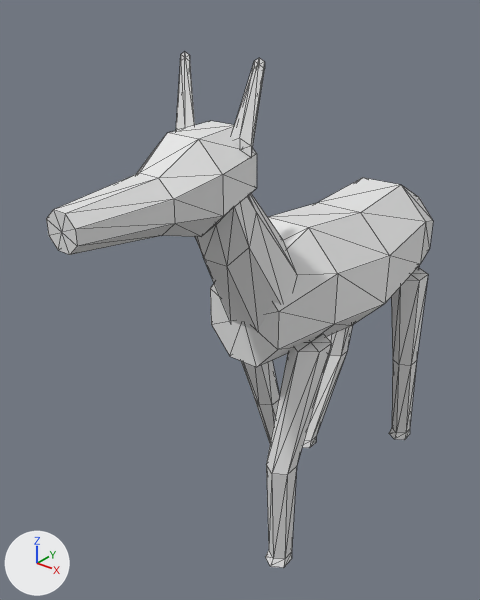
The OBJ model data/animals/lobo_guara/walk/5.obj, before and after one commit.
Before and after are seen from a 50 mm lens placed at (0.872, -1.516, 1.472), pointed at (-0.155, -0.231, 0.676). Lighting does not change. The marker at lower left points along +X, +Y and +Z. The first picture is the older version. Mesh edges are drawn as thin lines. Where no turn or scale is listed for an object, it has been applied to the vertices.

The first picture shows 'lobo_guara_walk_5'.
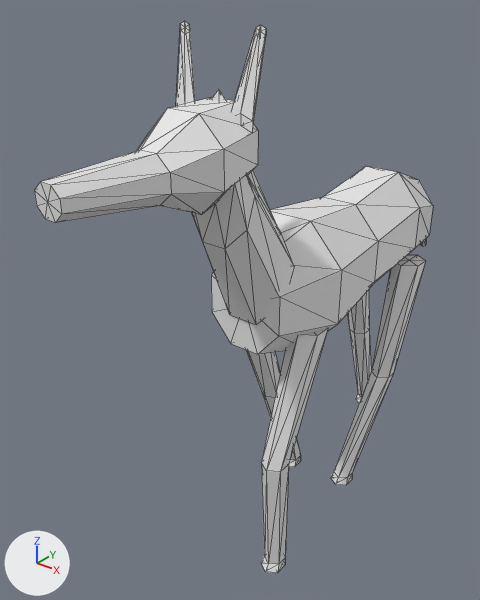
Changed parts and their boxes [x1, y1, x2, y2] in the pictures (480 x 600 px; the box of a moved part takes in the faces that stretch with it):
'lobo_guara_walk_5', reshaped (7% taller)
    before: [46, 52, 433, 568]
    after: [34, 21, 433, 573]
part 1 of me_lobo_guara_walk_5, moved or reshaped
    before: [241, 361, 279, 443]
    after: [347, 290, 371, 403]
part 2 of me_lobo_guara_walk_5, moved or reshaped
    before: [195, 194, 297, 331]
    after: [192, 175, 294, 324]
part 3 of me_lobo_guara_walk_5, moved or reshaped
    before: [46, 121, 257, 255]
    after: [34, 97, 258, 223]
part 4 of me_lobo_guara_walk_5, moved or reshaped
    before: [176, 52, 195, 130]
    after: [176, 21, 195, 106]
part 5 of me_lobo_guara_walk_5, moved or reshaped
    before: [232, 58, 265, 158]
    after: [232, 25, 266, 134]
part 6 of me_lobo_guara_walk_5, rebuilt
    before: [265, 334, 332, 568]
    after: [261, 329, 328, 573]
part 7 of me_lobo_guara_walk_5, added
    after: [246, 350, 301, 467]
part 8 of me_lobo_guara_walk_5, added
    after: [331, 255, 426, 485]
part 9 of me_lobo_guara_walk_5, added (mostly hidden)
    after: [211, 89, 277, 225]
part 10 of me_lobo_guara_walk_5, deleted
    before: [389, 267, 428, 440]
part 11 of me_lobo_guara_walk_5, deleted
    before: [302, 325, 353, 448]
part 12 of me_lobo_guara_walk_5, moved or reshaped
    before: [210, 178, 433, 367]
    after: [211, 166, 433, 354]

The edits, one by one:
me_lobo_guara_walk_5 is used by ob_lobo_guara_walk_5; location (0.0, 0.0, 0.0).
me_lobo_guara_walk_5 had 254 vertices, 468 faces and spanned x -0.16..0.16, y -0.88..0.68, z 0.0..1.34.
me_lobo_guara_walk_5 now has 274 vertices, 504 faces and spans x -0.16..0.16, y -0.9..0.71, z 0.0..1.39.
me_lobo_guara_walk_5 part 1: the loose piece of 26 vertices spanning x -0.15..-0.06, y -0.33..-0.03, z 0.03..0.65 is scaled about its middle by (0.929, 0.923, 1.11), then moved by (0.01, 0.54, 0.01).
me_lobo_guara_walk_5 part 2: the loose piece of 26 vertices spanning x -0.1..0.1, y -0.54..-0.32, z 0.71..1.19 is turned -3 degrees about the x axis through its middle and scaled by 1.01, then moved by (0.0, -0.01, 0.03).
me_lobo_guara_walk_5 part 3: the loose piece of 34 vertices spanning x -0.11..0.09, y -0.88..-0.47, z 1.01..1.21 is scaled about its middle by (0.969, 1.05, 0.957), then moved by (0.0, -0.01, 0.05).
me_lobo_guara_walk_5 part 4: the loose piece of 14 vertices spanning x -0.11..-0.05, y -0.51..-0.48, z 1.15..1.34 is moved by (0.0, 0.0, 0.05).
me_lobo_guara_walk_5 part 5: the loose piece of 14 vertices spanning x 0.04..0.1, y -0.51..-0.48, z 1.15..1.34 is moved by (0.0, 0.0, 0.05).
me_lobo_guara_walk_5 part 6: the loose piece of 26 vertices spanning x 0.06..0.15, y -0.43..-0.22, z 0.01..0.65 is rebuilt with 26 vertices and now spans x 0.06..0.14, y -0.44..-0.22, z 0.0..0.7.
me_lobo_guara_walk_5 part 7: a new loose piece of 26 vertices spanning x -0.14..-0.06, y -0.33..0.01, z 0.02..0.7.
me_lobo_guara_walk_5 part 8: a new loose piece of 26 vertices spanning x 0.06..0.14, y -0.08..0.33, z 0.06..0.7.
me_lobo_guara_walk_5 part 9: a new loose piece of 20 vertices spanning x -0.03..0.03, y -0.49..-0.33, z 0.87..1.28.
me_lobo_guara_walk_5 part 10: the loose piece of 26 vertices spanning x 0.06..0.15, y 0.21..0.4, z 0.0..0.65 is deleted.
me_lobo_guara_walk_5 part 11: the loose piece of 26 vertices spanning x -0.15..-0.06, y 0.03..0.34, z 0.04..0.65 is deleted.
Part 12, on me_lobo_guara_walk_5:
41 vertices are removed from x -0.16..0.16, y -0.41..0.43, z 0.57..0.94.
80 faces are deleted.
41 vertices are added at x -0.16..0.16, y -0.41..0.43, z 0.61..0.97.
80 new faces join them.
Other edits to the shape of me_lobo_guara_walk_5 do not show in these pictures.
